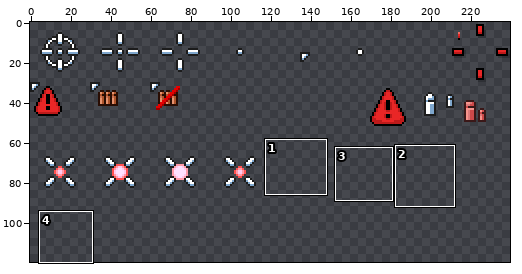
Edited in one commit: sprite sheet (cursors/deep/deep.png). Above: a wide view before the commit, with the close-up outlined.
Close-up. Earlier state:
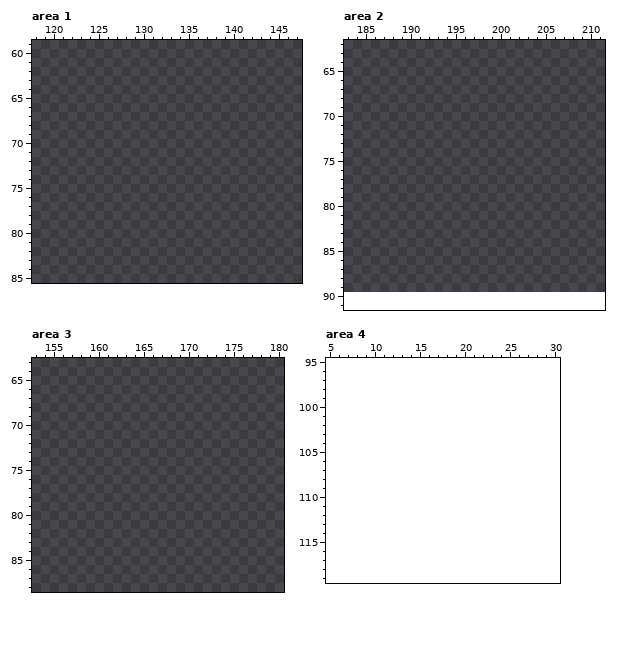
The file is 240x90 pixels. Shown: area 1: x 118..147, y 59..85; area 2: x 183..211, y 62..91; area 3: x 153..180, y 63..88; area 4: x 5..30, y 95..119. The old version is drawn lined up with the new one, on the new canvas. The commit also changed other parts of the picture, which this record leaves out.
New version:
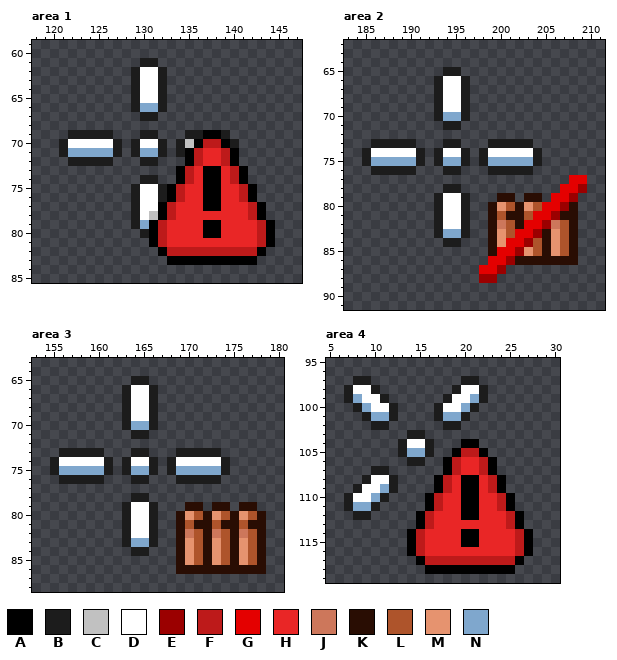
Palette (. is transparent): A #000000  B #1c1c1c  C #c1c1c1  D #ffffff  E #9b0000  F #bd1a1a  G #e40000  H #e92626  J #cd775b  K #290d03  L #ae542b  M #e6936f  N #7fa7cd
Edits made:
canvas 240x90 -> 240x120
Changed rows in their new state; - is an unchanged pixel.
Area 1:
first column x 121:
61 ---------BB-------------
62 --------BDDB------------
63 --------BDDB------------
64 --------BDDB------------
65 --------BDDB------------
66 --------BNNB------------
67 ---------BB-------------
69 -BBBBB---BB---BBAAB-----
70 BDDDDDB-BDDB-BCAFFAB----
71 BNNNNNB-BNNB-BAFHHFA----
72 -BBBBB---BB---AFHHFA----
73 -------------AFHAAHFA---
74 ---------BB--AFHAAHFA---
75 --------BDDBAFHHAAHHFA--
76 --------BDDBAFHHAAHHFA--
77 --------BDDAFHHHAAHHHFA-
78 --------BDCAFHHHHHHHHFA-
79 --------BNAFHHHHAAHHHHFA
80 ---------BAFHHHHAAHHHHFA
81 ----------AFHHHHHHHHHHFA
82 -----------AFFFFFFFFFFA-
83 ------------AAAAAAAAAA--
Area 2:
first column x 185:
65 ---------BB--------------
66 --------BDDB-------------
67 --------BDDB-------------
68 --------BDDB-------------
69 --------BDDB-------------
70 --------BNNB-------------
71 ---------BB--------------
73 -BBBBB---BB---BBBBB------
74 BDDDDDB-BDDB-BDDDDDB-----
75 BNNNNNB-BNNB-BNNNNNB-----
76 -BBBBB---BB---BBBBB------
77 -----------------------GG
78 ---------BB-----------GGE
79 --------BDDB---KK-KK-GGE-
80 --------BDDB--KMLKMLGGEK-
81 --------BDDB--KLKKLGGEKK-
82 --------BDDB--KJLKGGEJLK-
83 --------BNNB--KMLGGEKMLK-
84 ---------BB---KMGGELKMLK-
85 --------------KGGEMLKMLK-
86 --------------GGEKKKKKKK-
87 -------------GGE---------
88 -------------EE----------
Area 3:
first column x 155:
65 ---------BB-------------
66 --------BDDB------------
67 --------BDDB------------
68 --------BDDB------------
69 --------BDDB------------
70 --------BNNB------------
71 ---------BB-------------
73 -BBBBB---BB---BBBBB-----
74 BDDDDDB-BDDB-BDDDDDB----
75 BNNNNNB-BNNB-BNNNNNB----
76 -BBBBB---BB---BBBBB-----
78 ---------BB-------------
79 --------BDDB---KK-KK-KK-
80 --------BDDB--KMLKMLKMLK
81 --------BDDB--KLKKLKKLKK
82 --------BDDB--KJLKJLKJLK
83 --------BNNB--KMLKMLKMLK
84 ---------BB---KMLKMLKMLK
85 --------------KMLKMLKMLK
86 --------------KKKKKKKKKK
Area 4:
first column x 7:
 97 -BB----------BB------
 98 BDDB--------BDDB-----
 99 BNDDB------BDDNB-----
100 -BNDDB----BDDNB------
101 --BNNB----BNNB-------
102 ---BB------BB--------
103 -------BB------------
104 ------BDDB---AA------
105 ------BNNB--AFFA-----
106 -------BB--AFHHFA----
107 ---BB------AFHHFA----
108 --BDDB----AFHAAHFA---
109 -BDDNB----AFHAAHFA---
110 BDDNB----AFHHAAHHFA--
111 BNNB-----AFHHAAHHFA--
112 -BB-----AFHHHAAHHHFA-
113 --------AFHHHHHHHHFA-
114 -------AFHHHHAAHHHHFA
115 -------AFHHHHAAHHHHFA
116 -------AFHHHHHHHHHHFA
117 --------AFFFFFFFFFFA-
118 ---------AAAAAAAAAA--
Pixel boxes of the changes (left, top, right, bottom) in both close-ups:
added: (59, 58, 275, 265)
added: (362, 67, 587, 283)
added: (50, 376, 266, 574)
added: (344, 376, 533, 574)
